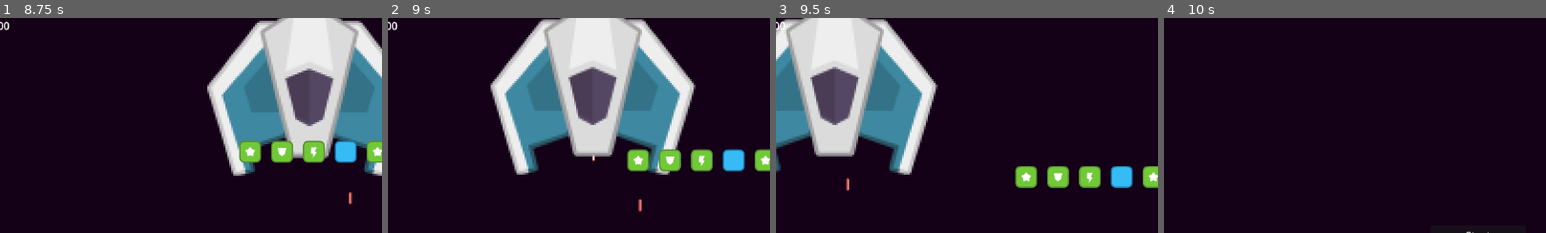
Above: before the commit, frames 1-4 (left to right).
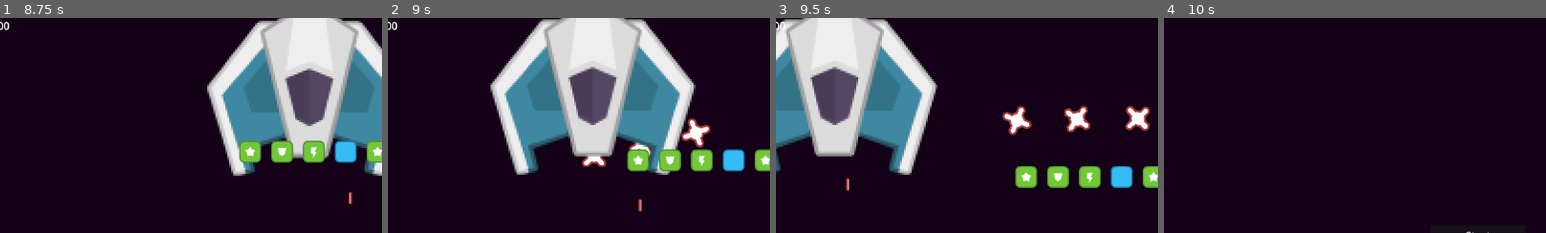
Above: after the commit, the same moments.

Repository: kezunetwitch/Discount-Destroyer
Game: Godot game, scene res://game.tscn
The game is run twice, just before and just after one commit, with the same random seed, the same clock (stepped at 60 frames per second) and the same inputs. Sound files missing from this copy of the repository are replaced by a short silence.
Inputs:
- Up to frame 1 (8.75 s): click "Start" at 0.5 s; hold Right (move_right) 1.28-2.03 s; hold Space (shoot) 1.28-2.03 s; hold Down (move_down) 2.03-2.78 s; tap Z (bomb) at 2.1, 5.1 s; tap Space (shoot) at 2.3, 3.6, 5.3, 7.35 s; hold Right (move_right) 2.78-3.53 s; hold Space (shoot) 2.78-3.53 s; tap 1 (shake) at 2.85, 6.6 s; hold Up (move_up) 3.53-4.28 s; hold Space (shoot) 4.28-5.03 s; hold Left (move_left) 4.28-5.75 s; tap Escape (menu) at 4.9 s; click "Resume" at 5.75 s; hold Down (move_down) 6.53-7.28 s; hold Space (shoot) 6.53-7.28 s; hold Right (move_right) 7.28-8.03 s; hold Up (move_up) from 8.03 s (still down); hold Space (shoot) from 8.03 s (still down)
- Up to frame 2 (9 s): release Up (move_up) at 8.78 s; release Space (shoot) at 8.78 s; hold Right (move_right) from 8.78 s (still down); tap Z (bomb) at 8.85 s
- Up to frame 3 (9.5 s): keep holding Right (move_right); tap Space (shoot) at 9.05 s
- Up to frame 4 (10 s): release Right (move_right) at 9.53 s; hold Down (move_down) from 9.53 s (still down); hold Space (shoot) from 9.53 s (still down); tap 1 (shake) at 9.6 s
The pictures show only the part of the screen within x 9-59%, y 0-50%; the shares and areas given below are measured in that part.

Frame 1 is identical in both runs. In frame 2, 1.0% of the frame differs, in the area x 50-85%, y 46-70%; in frame 3, 1.7%, in the area x 59-98%, y 40-55%; in frame 4, nothing differs.

Commit message:
Homing Bullet Update
Added homing bullets and a simple win screen

Diff:
--- a/enemies/basic_enemy.gd
+++ b/enemies/basic_enemy.gd
@@ -8,10 +8,12 @@
 
 var on_screen : bool
 var can_shoot : bool
+var homing_chance : int = 50
 
 var powerup_rate : int = 10
 
 @onready var enemy_bullet : PackedScene = preload("res://player/weapons/bullet.tscn")
+@onready var homing_bullet : PackedScene = preload("res://enemies/weapons/hmissle.tscn")
 @onready var bullet_storage : Node = get_parent().get_parent().get_node("Bullets")
 @onready var muzzle : Node = get_node("muzzle")
 @onready var shoot_timer : Node = get_node("shoot_timer")
@@ -101,3 +103,9 @@
 		b.global_position = muzzle.global_position
 		b.bullet_origin = "enemy"
 		b.sprite.play("enemy")
+		var hbc = randi_range(1,homing_chance)
+		if hbc == 1:
+			var h = homing_bullet.instantiate()
+			bullet_storage.add_child(h)
+			h.global_position = muzzle.global_position
+			h.bullet_origin = "enemy"
--- a/enemies/boss.gd
+++ b/enemies/boss.gd
@@ -5,11 +5,13 @@
 
 @onready var start_x : float = position.x
 
+@onready var level_handler : Node = get_parent().get_parent().get_parent()
+
 var t : float = 0.0
 
 func _ready() -> void:
 	speed  = -50
-
+	homing_chance = 10
 	health  = 2500
 	powerup_rate = 1
 	enemy_bullet = preload("res://player/weapons/bullet.tscn")
@@ -20,7 +22,7 @@
 	position.x = start_x + (d * bob_height)
 
 	if can_shoot:
-		durable_shot()
+		boss_shot()
 		can_shoot = false
 		shoot_timer.start()
 
@@ -34,8 +36,13 @@
 
 		sprite.offset = randomOffset()
 
-func durable_shot() -> void:
+func boss_shot() -> void:
 	for n in 8:
 		if on_screen:
 			shoot_bullet()
 			await get_tree().create_timer(0.1).timeout
+
+
+func die() -> void:
+	var scene_path = "res://win_screen.tscn"
+	level_handler.remove_old_level(scene_path)
--- a/enemies/boss.tscn
+++ b/enemies/boss.tscn
@@ -21,6 +21,7 @@
 script = ExtResource("1_6dexl")
 bob_height = 850.0
 bob_speed = 1.5
+homing_chance = 10
 
 [node name="AnimatedSprite2D" parent="." index="0"]
 scale = Vector2(3, 3)
--- a/enemies/durable_enemy.gd
+++ b/enemies/durable_enemy.gd
@@ -6,6 +6,7 @@
 
 	health  = 200
 	powerup_rate = 3
+	homing_chance = 25
 	enemy_bullet = preload("res://player/weapons/bullet.tscn")
 
 func _process(delta: float) -> void:
--- a/enemies/wavy_enemy.gd
+++ b/enemies/wavy_enemy.gd
@@ -11,6 +11,7 @@
 	speed  = 20
 	powerup_rate = 5
 	health  = 30
+	homing_chance = 100
 
 func _physics_process(delta: float) -> void:
 	if on_screen and !dead:
--- /dev/null
+++ b/enemies/weapons/hmissle.gd
@@ -0,0 +1,57 @@
+extends Area2D
+class_name HMissile
+
+var speed : float = 200.0
+var damage = 5
+
+var bullet_origin : String
+
+@onready var sprite : Node = get_node("Sprite2D")
+@onready var pop_sound : Node = get_node("pop")
+@onready var target : Node = get_parent().get_parent().get_node("Player")
+
+var bullet_spread : String
+
+# Called when the node enters the scene tree for the first time.
+func _ready() -> void:
+	pass # Replace with function body.
+
+func _process(delta: float) -> void:
+	pass
+
+# Called every frame. 'delta' is the elapsed time since the previous frame.
+func _physics_process(delta: float) -> void:
+	var direction = target.position - position
+	direction = direction.normalized()
+
+	var rotamount = direction.cross(transform.y)
+
+	rotate(rotamount * 2.5 * delta)
+
+	global_translate(-transform.y * speed * delta)
+
+
+func _on_visible_on_screen_notifier_2d_screen_exited() -> void:
+	queue_free()
+
+
+func _on_body_entered(body: Node2D) -> void:
+	if body is Player and bullet_origin == "enemy" and !body.dead:
+		body.hit(damage)
+		sprite.visible = false
+		speed = 0
+		pop_sound.play()
+	else:
+		pass
+
+
+
+func _on_area_entered(area: Area2D) -> void:
+	if area is Bullet and area.bullet_origin == "player":
+		speed = 0
+		sprite.visible = false
+		pop_sound.play()
+
+
+func _on_pop_finished() -> void:
+	queue_free()
--- /dev/null
+++ b/enemies/weapons/hmissle.tscn
@@ -0,0 +1,29 @@
+[gd_scene load_steps=5 format=3 uid="uid://dxi2jsf6ct20h"]
+
+[ext_resource type="Script" path="res://enemies/weapons/hmissle.gd" id="1_gaj47"]
+[ext_resource type="AudioStream" uid="uid://cuqt3cjlhqori" path="res://assets/player/rumble3.ogg" id="2_hj6xo"]
+[ext_resource type="Texture2D" uid="uid://b4ud87y78pu1k" path="res://assets/weapons/laserRed10.png" id="3_jkagy"]
+
+[sub_resource type="CircleShape2D" id="CircleShape2D_46qwk"]
+
+[node name="Hmissle" type="Area2D"]
+collision_mask = 7
+script = ExtResource("1_gaj47")
+
+[node name="pop" type="AudioStreamPlayer2D" parent="."]
+stream = ExtResource("2_hj6xo")
+volume_db = -7.0
+pitch_scale = 2.0
+
+[node name="Sprite2D" type="Sprite2D" parent="."]
+texture = ExtResource("3_jkagy")
+
+[node name="VisibleOnScreenNotifier2D" type="VisibleOnScreenNotifier2D" parent="."]
+
+[node name="CollisionShape2D" type="CollisionShape2D" parent="."]
+shape = SubResource("CircleShape2D_46qwk")
+
+[connection signal="area_entered" from="." to="." method="_on_area_entered"]
+[connection signal="body_entered" from="." to="." method="_on_body_entered"]
+[connection signal="finished" from="pop" to="." method="_on_pop_finished"]
+[connection signal="screen_exited" from="VisibleOnScreenNotifier2D" to="." method="_on_visible_on_screen_notifier_2d_screen_exited"]
--- a/enemies/weapons/homing_bullet.gd
+++ /dev/null
@@ -1,25 +0,0 @@
-extends Bullet
-
-var direction: Vector2
-
-@onready var player : Node = get_parent().get_parent().get_node("Player")
-
-# Called when the node enters the scene tree for the first time.
-func _ready() -> void:
-	speed = 300
-	damage = 10
-
-# Called every frame. 'delta' is the elapsed time since the previous frame.
-func _physics_process(delta: float) -> void:
-	if position.y <= player.position.y:
-		look_at(player.position)
-		if position.distance_to(player.position) < 150:
-			global_position.x -= (global_position.x - player.position.x) * delta*10
-		else:
-			global_position.x -= (global_position.x - player.position.x) * delta*1.5
-	else:
-		sprite.rotation = 0
-
-
-
-	position.y += speed * delta
--- a/enemies/weapons/homing_bullet.tscn
+++ /dev/null
@@ -1,11 +0,0 @@
-[gd_scene load_steps=3 format=3 uid="uid://b41fya7gss7m0"]
-
-[ext_resource type="PackedScene" uid="uid://b3lljabxxwgf2" path="res://player/weapons/bullet.tscn" id="1_m4s1d"]
-[ext_resource type="Script" path="res://enemies/weapons/homing_bullet.gd" id="2_h67vn"]
-
-[node name="HomingBullet" instance=ExtResource("1_m4s1d")]
-script = ExtResource("2_h67vn")
-
-[node name="AnimatedSprite2D" parent="." index="2"]
-rotation = 1.5708
-animation = &"enemy"
--- a/levels/level1.tscn
+++ b/levels/level1.tscn
@@ -347,7 +347,7 @@
 [font_size=38][i]Keep Firing to Clear It![/i][/font_size][/center]"
 
 [node name="level_completer" type="Area2D" parent="."]
-position = Vector2(576, -1272)
+position = Vector2(576, -1440)
 scale = Vector2(72.8, 1)
 collision_mask = 7
 script = ExtResource("5_piona")
--- a/levels/level2.tscn
+++ b/levels/level2.tscn
@@ -522,7 +522,7 @@
 [font_size=38][i]Keep Firing to Clear It![/i][/font_size][/center]"
 
 [node name="level_completer" type="Area2D" parent="."]
-position = Vector2(576, -1272)
+position = Vector2(576, -1512)
 scale = Vector2(72.8, 1)
 collision_mask = 7
 script = ExtResource("7_ppy82")
--- a/player/player.gd
+++ b/player/player.gd
@@ -26,6 +26,8 @@
 @onready var bomb_timer : Node = get_node("bomb_timer")
 @onready var muzzle : Node = get_node("muzzle")
 @onready var shield : Node = get_node("Shield")
+
+@onready var player_body : Node = get_node("player_body/CollisionShape2D")
 
 var spread_shot : bool = false
 @onready var spread_timer : Node = get_node("spread_timer")
@@ -150,6 +152,7 @@
 	sprite.play("death")
 	die_sound.play()
 	await get_tree().create_timer(2).timeout
+	player_body.disabled = true
 	get_tree().reload_current_scene()
 
 
--- /dev/null
+++ b/win_screen.gd
@@ -0,0 +1,19 @@
+extends Node2D
+
+
+# Called when the node enters the scene tree for the first time.
+func _ready() -> void:
+	pass # Replace with function body.
+
+
+# Called every frame. 'delta' is the elapsed time since the previous frame.
+func _process(delta: float) -> void:
+	pass
+
+
+func _on_label_pressed() -> void:
+	get_tree().reload_current_scene()
+
+
+func _on_label_2_pressed() -> void:
+	get_tree().quit()
--- /dev/null
+++ b/win_screen.tscn
@@ -0,0 +1,53 @@
+[gd_scene load_steps=4 format=3 uid="uid://dqygx1n5ks5tp"]
+
+[ext_resource type="Script" path="res://win_screen.gd" id="1_03sx4"]
+[ext_resource type="Script" path="res://levels/level_completer.gd" id="1_kxe8v"]
+
+[sub_resource type="RectangleShape2D" id="RectangleShape2D_3dfrf"]
+
+[node name="WinScreen" type="Node2D"]
+script = ExtResource("1_03sx4")
+
+[node name="RichTextLabel" type="RichTextLabel" parent="."]
+offset_left = 24.0
+offset_top = 24.0
+offset_right = 1128.0
+offset_bottom = 624.0
+text = "Congratulations you win!
+
+I hope this short game was as fun (and frustrating) for you to play as it was for me to make.
+
+I made this for Brackeys 2025.1 game jam. It's my first jam game!
+
+I'd like to thank Kenney's for the music and sound effects for the game and my friends for playtesting this frustrating little thing.
+
+If you'd like to play again, just tap \"replay\" at the bottom to start again."
+
+[node name="level_completer" type="Area2D" parent="."]
+position = Vector2(600, 900)
+scale = Vector2(72.8, 1)
+collision_mask = 7
+script = ExtResource("1_kxe8v")
+scene_path = "res://main_menu.tscn"
+
+[node name="CollisionShape2D" type="CollisionShape2D" parent="level_completer"]
+shape = SubResource("RectangleShape2D_3dfrf")
+
+[node name="Label" type="Button" parent="."]
+offset_left = 552.0
+offset_top = 468.0
+offset_right = 617.0
+offset_bottom = 499.0
+text = "Restart
+"
+
+[node name="Label2" type="Button" parent="."]
+offset_left = 552.0
+offset_top = 504.0
+offset_right = 609.0
+offset_bottom = 535.0
+text = "Quit"
+
+[connection signal="body_entered" from="level_completer" to="level_completer" method="_on_body_entered"]
+[connection signal="pressed" from="Label" to="." method="_on_label_pressed"]
+[connection signal="pressed" from="Label2" to="." method="_on_label_2_pressed"]
Binary file added: assets/weapons/laserRed10.png
Not shown, added: assets/weapons/laserRed10.png.import
Not shown, removed: enemies/weapons/hom4F63.tmp
Not shown, added: levels/bosADEC.tmp
